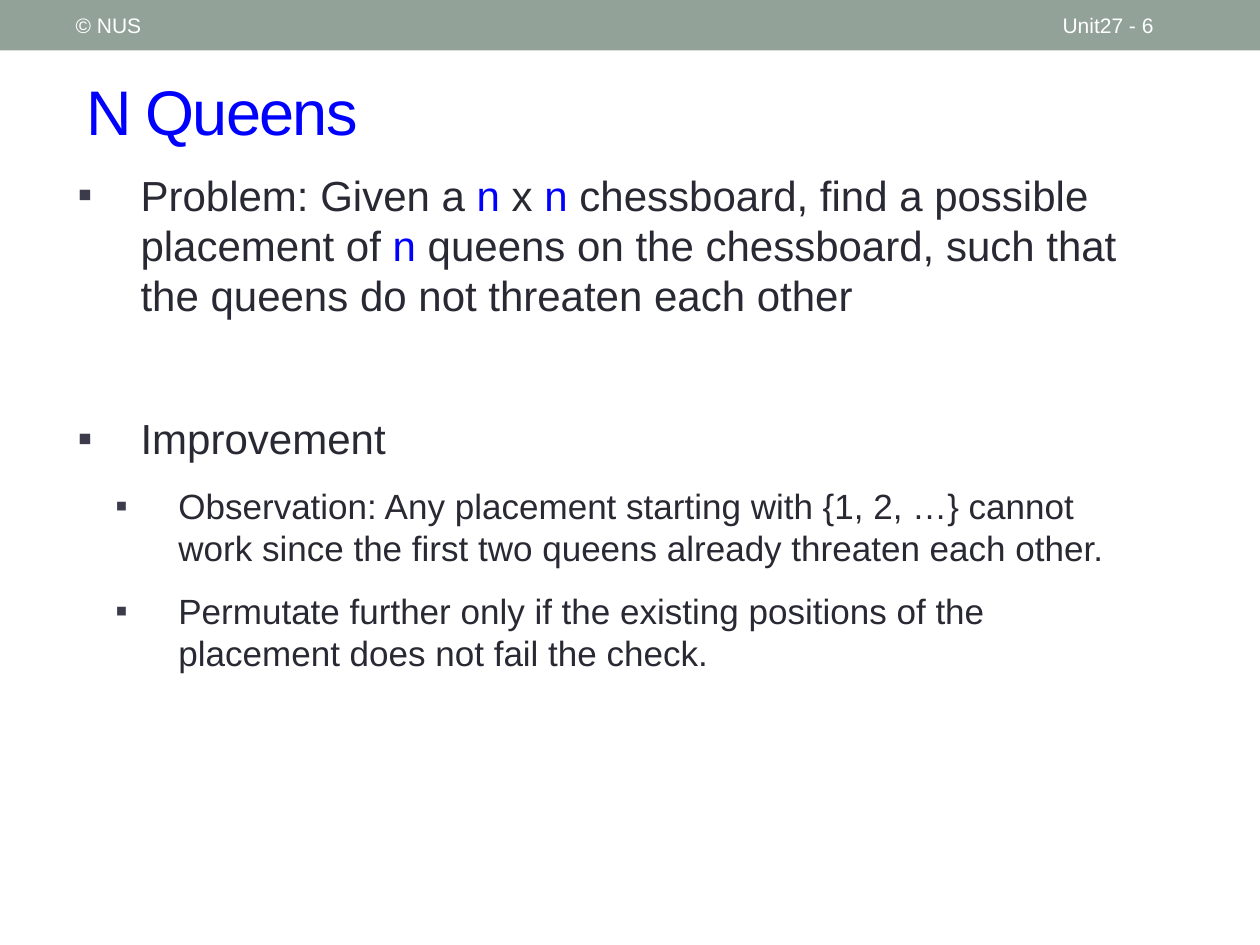
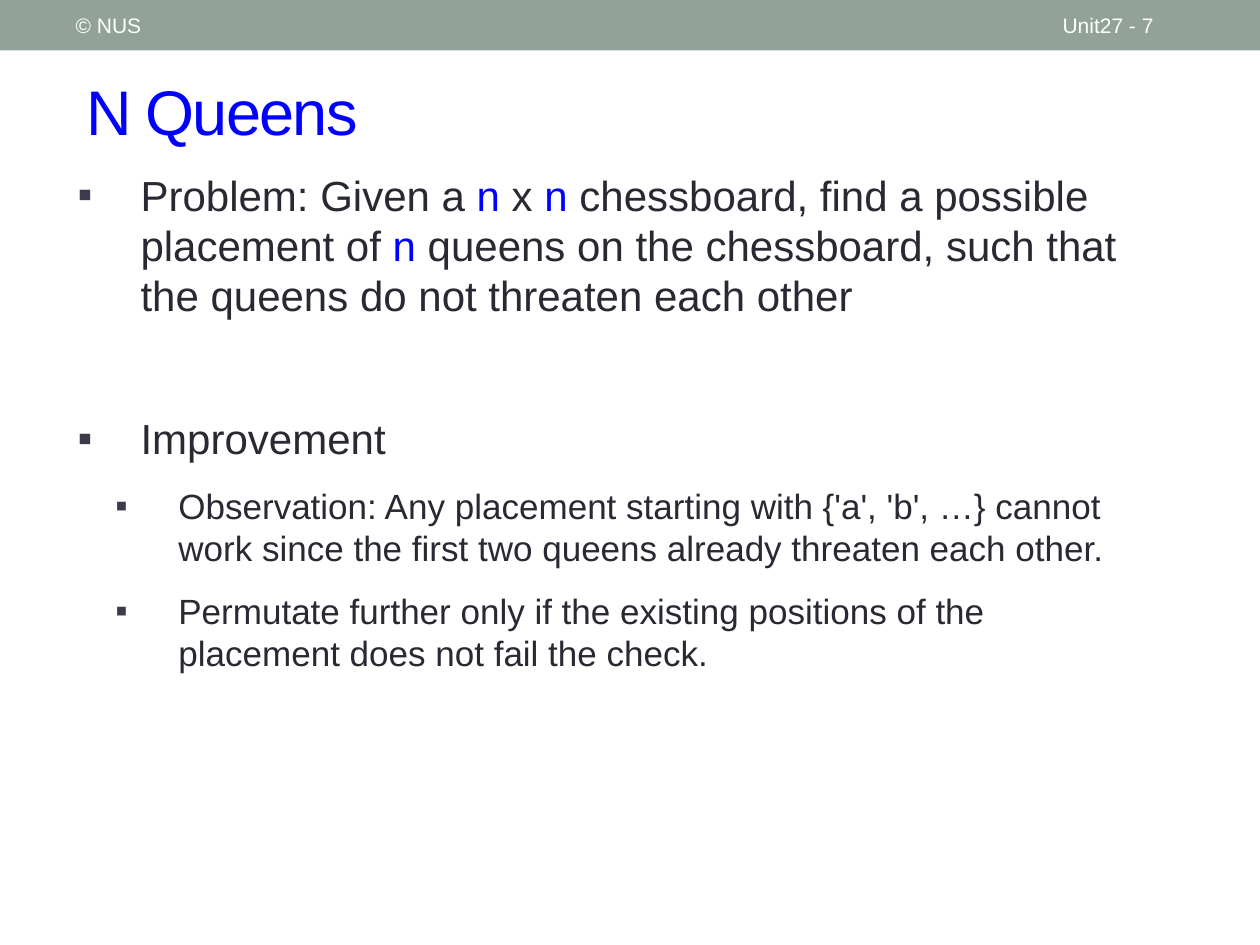
Before and after one commit to nus-cs1010-2021-s2/website, a slide deck: slide 7 of slides/Unit27_N Queens.pptx (slide 6 before the commit). Drawn at 1260x945 pixels with LibreOffice and Linux fonts; fonts in the diff are those of the drawing. Boxes give left, top, right and bottom in pixels: in the first picture for what was removed or moved away, otherwise in the second. Text is boxed around its words. In the diff, an @@ line names an element or a change of style, - is before the commit and + after.

```diff
--- a/slides/Unit27_N Queens.pptx
+++ b/slides/Unit27_N Queens.pptx
@@ page number at <box>1063,18,1154,33</box>: text changed @@
-Unit27 - 6
+Unit27 - 7
@@ text at <box>178,493,1103,567</box>: text changed @@
-  ▪ Observation: Any placement starting with {1, 2, …} cannot work since the first two queens already threaten each other.
+  ▪ Observation: Any placement starting with {'a', 'b', …} cannot work since the first two queens already threaten each other.
```
Also in this commit, not shown: 2 other slides changed, 1 slide added, 5 other files.
